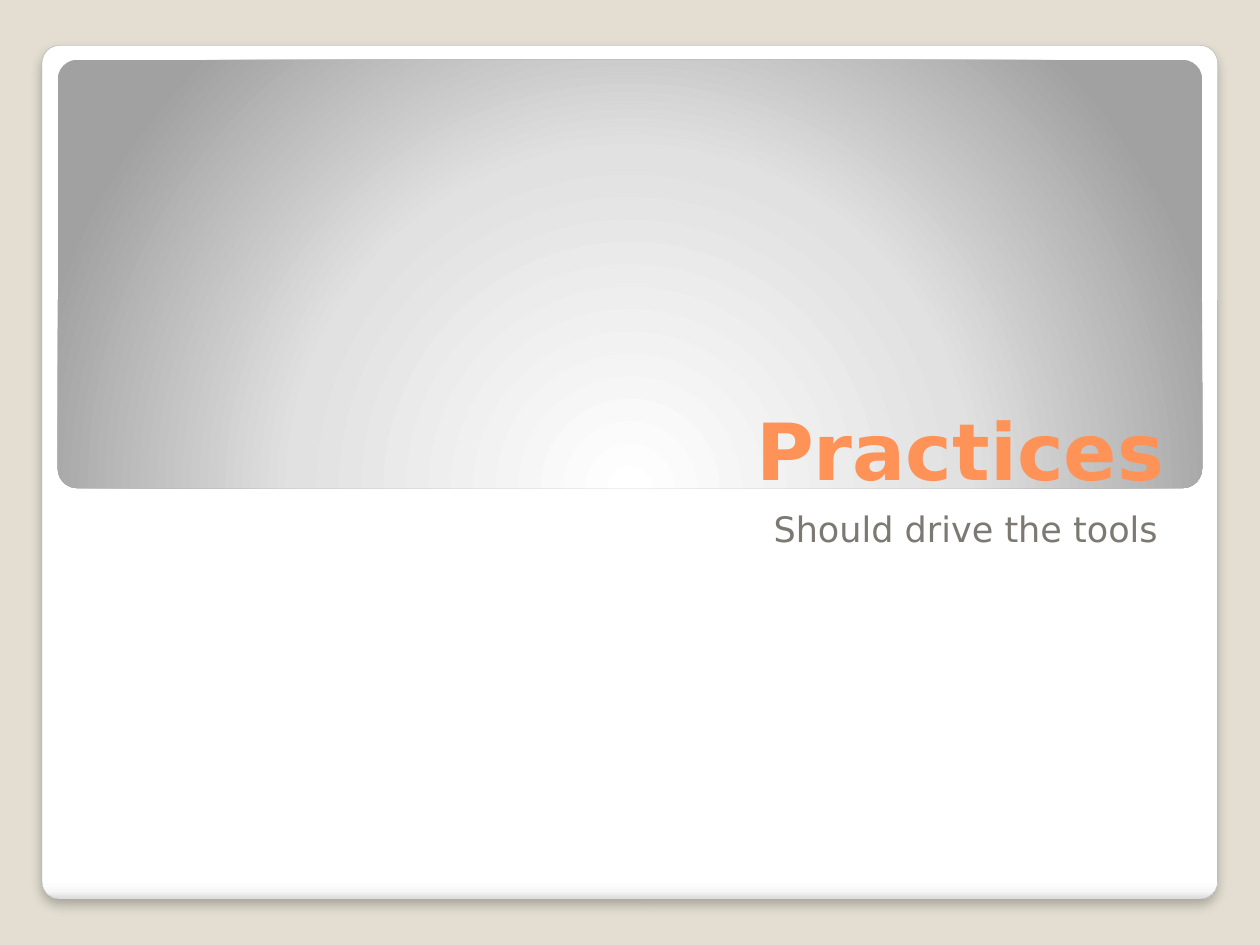
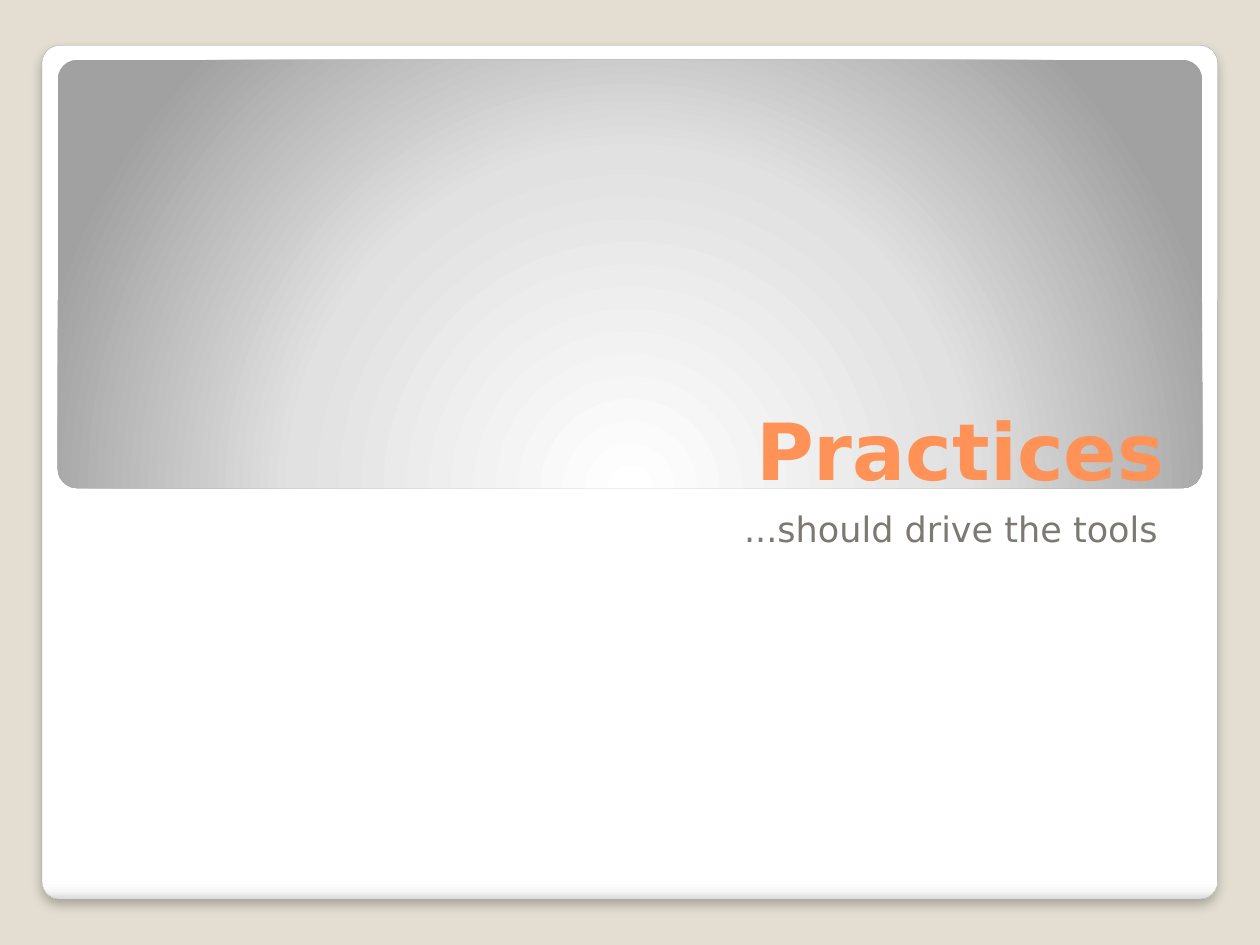
Before and after one commit to michelgrootjans/dkvlessonslearned, a slide deck: slide 2 of slides/Technical Session/Lessons learned.pptx. Drawn at 1260x945 pixels with LibreOffice and Linux fonts; fonts in the diff are those of the drawing. Boxes give left, top, right and bottom in pixels: in the first picture for what was removed or moved away, otherwise in the second. Text is boxed around its words. In the diff, an @@ line names an element or a change of style, - is before the commit and + after.

```diff
--- a/slides/Technical Session/Lessons learned.pptx
+++ b/slides/Technical Session/Lessons learned.pptx
@@ subtitle at box(744, 515, 1158, 543): text changed @@
-Should drive the tools
+...should drive the tools
```
Also in this commit, not shown: 4 other slides changed, 1 slide added.
